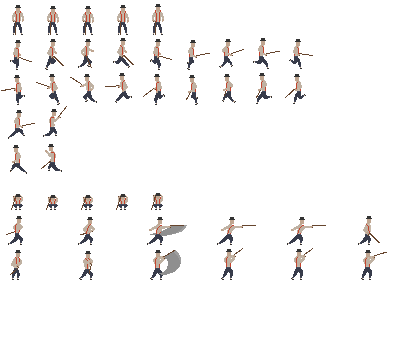
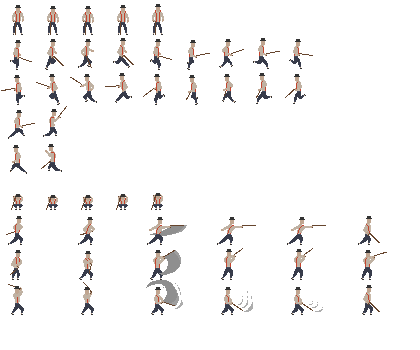
Two versions of the same layered image (420×350). Layer-by-layer changes:
added group "attack_3" with 6 layers above "Arrière-plan" over [8, 280, 380, 315]
added layer "6_revient en pos init #1" in group "attack_3" over [362, 285, 380, 315]
added layer "5_ 4bis #1" in group "attack_3" over [291, 287, 323, 315]
added layer "4_fin mvmt #1" in group "attack_3" over [221, 287, 253, 315]
added layer "3_mvmt avec effet #1" in group "attack_3" over [146, 280, 183, 315]
added layer "2_amorce mvmt #1" in group "attack_3" over [81, 282, 94, 315]
added layer "1_prepare mvmt #1" in group "attack_3" over [8, 284, 24, 315]
